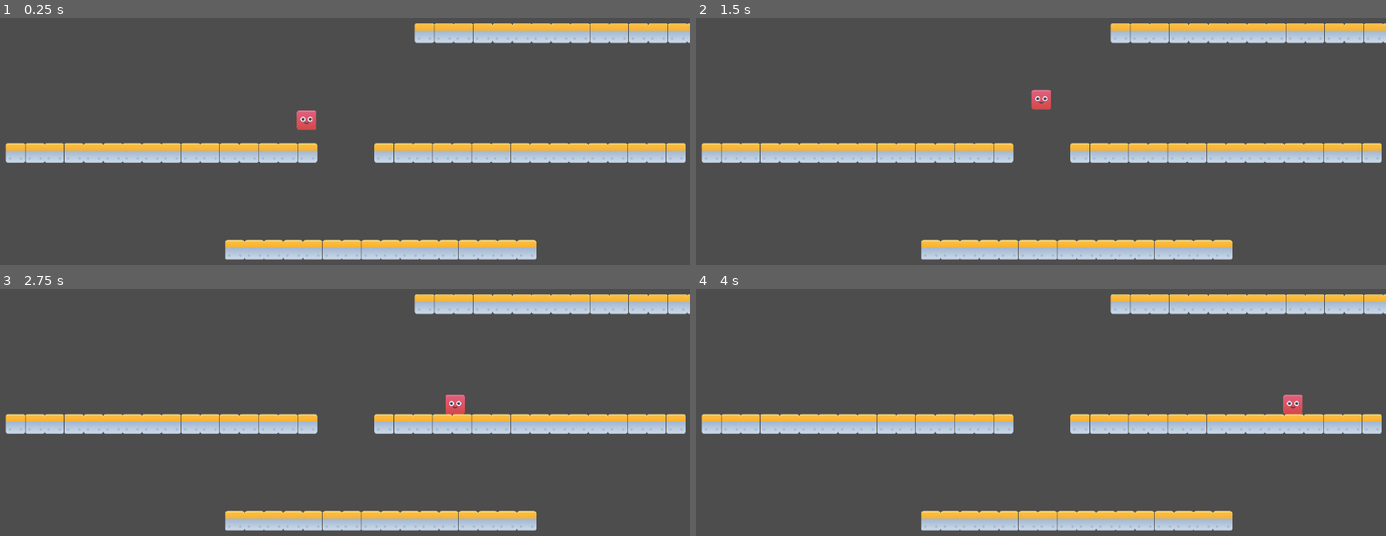
Above: before the commit, frames 1-4 (two rows, left to right).
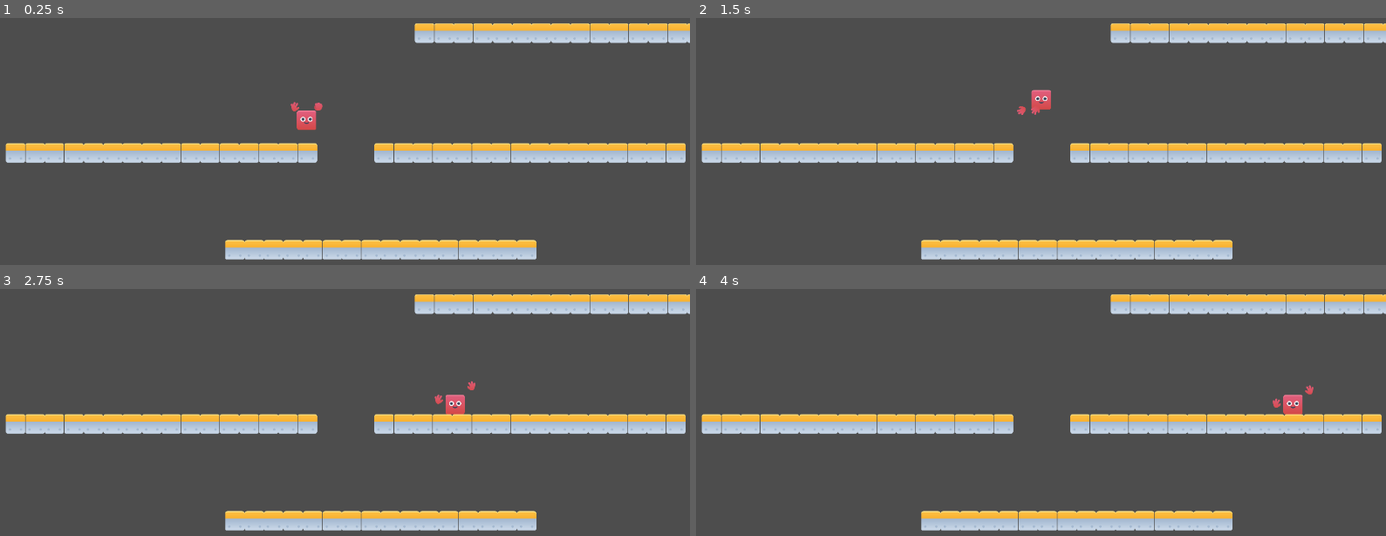
Above: after the commit, the same moments.

Repository: dangjase/kenney-jam-2025
Game: Godot game, scene res://Scenes/proto_level.tscn
Same seed, same stepped clock (60 frames per second), same inputs: the game is played once before the commit and once after it.
Inputs:
- Up to frame 1 (0.25 s): no input
- Up to frame 2 (1.5 s): hold Space (jump) 0.53-1.28 s; hold D (move_right) from 0.53 s (still down); tap Enter at 1.25 s; tap Space (jump) at 1.35 s
- Up to frame 3 (2.75 s): tap Space (jump) at 1.52, 1.82 s; release D (move_right) at 2.03 s; hold A (move_left) from 2.03 s (still down); hold Space (jump) from 2.03 s (still down)
- Up to frame 4 (4 s): release A (move_left) at 2.78 s; release Space (jump) at 2.78 s; hold D (move_right) from 2.78 s (still down); tap Space (jump) at 2.85, 3.02, 3.32 s; hold Space (jump) from 3.53 s (still down)

The runs differ from the first frame. In frame 1, less than 0.1% of the frame differs, in the area x 42-47%, y 33-38%; in frame 2, less than 0.1%; in frame 3, less than 0.1%; in frame 4, less than 0.1%, in the area x 83-90%, y 38-49%.

Commit message:
add basic hand animations

Diff:
--- a/powerjump/Scenes/player.tscn
+++ b/powerjump/Scenes/player.tscn
@@ -1,8 +1,14 @@
-[gd_scene load_steps=7 format=3 uid="uid://cenioqnrin3u0"]
+[gd_scene load_steps=20 format=3 uid="uid://cenioqnrin3u0"]
 
 [ext_resource type="Script" uid="uid://1ivp1lfu0xe3" path="res://Scripts/player.gd" id="1_6t5aa"]
 [ext_resource type="Texture2D" uid="uid://bbtxgs8ceqf3e" path="res://Assets/shape_characters/PNG/Default/red_body_square.png" id="1_v0iea"]
 [ext_resource type="Texture2D" uid="uid://dokaca4b80l20" path="res://Assets/shape_characters/PNG/Default/face_a.png" id="2_cvnsp"]
+[ext_resource type="Texture2D" uid="uid://dcwevl85hfjt3" path="res://Assets/shape_characters/PNG/Default/red_hand_closed.png" id="4_x3wgy"]
+[ext_resource type="Texture2D" uid="uid://j7rooq4limh2" path="res://Assets/shape_characters/PNG/Default/red_hand_open.png" id="5_3smsa"]
+[ext_resource type="Texture2D" uid="uid://c7a52s7m2n6gn" path="res://Assets/shape_characters/PNG/Default/red_hand_peace.png" id="6_8erm5"]
+[ext_resource type="Texture2D" uid="uid://c6xklip4roajh" path="res://Assets/shape_characters/PNG/Default/red_hand_point.png" id="7_f1ek2"]
+[ext_resource type="Texture2D" uid="uid://dhqjoj62f2ju6" path="res://Assets/shape_characters/PNG/Default/red_hand_rock.png" id="8_tx1dd"]
+[ext_resource type="Texture2D" uid="uid://b0qebgchkt1qx" path="res://Assets/shape_characters/PNG/Default/red_hand_thumb.png" id="9_gymyn"]
 
 [sub_resource type="RectangleShape2D" id="RectangleShape2D_f60y1"]
 size = Vector2(79, 79)
@@ -20,12 +26,93 @@
 "loop": false,
 "name": &"default",
 "speed": 0.0
+}, {
+"frames": [],
+"loop": true,
+"name": &"new_animation",
+"speed": 5.0
+}]
+
+[sub_resource type="AtlasTexture" id="AtlasTexture_f1ek2"]
+atlas = ExtResource("4_x3wgy")
+region = Rect2(0, 0, 35, 34)
+
+[sub_resource type="AtlasTexture" id="AtlasTexture_tx1dd"]
+atlas = ExtResource("5_3smsa")
+region = Rect2(0, 0, 34, 38)
+
+[sub_resource type="AtlasTexture" id="AtlasTexture_gymyn"]
+atlas = ExtResource("6_8erm5")
+region = Rect2(0, 0, 28, 40)
+
+[sub_resource type="AtlasTexture" id="AtlasTexture_pu2lt"]
+atlas = ExtResource("7_f1ek2")
+region = Rect2(0, 0, 34, 36)
+
+[sub_resource type="AtlasTexture" id="AtlasTexture_ukyrk"]
+atlas = ExtResource("8_tx1dd")
+region = Rect2(0, 0, 36, 38)
+
+[sub_resource type="AtlasTexture" id="AtlasTexture_7dp3o"]
+atlas = ExtResource("9_gymyn")
+region = Rect2(0, 0, 32, 38)
+
+[sub_resource type="SpriteFrames" id="SpriteFrames_pu2lt"]
+animations = [{
+"frames": [{
+"duration": 1.0,
+"texture": SubResource("AtlasTexture_f1ek2")
+}],
+"loop": false,
+"name": &"closed",
+"speed": 1.0
+}, {
+"frames": [{
+"duration": 1.0,
+"texture": SubResource("AtlasTexture_tx1dd")
+}],
+"loop": false,
+"name": &"open",
+"speed": 1.0
+}, {
+"frames": [{
+"duration": 1.0,
+"texture": SubResource("AtlasTexture_gymyn")
+}],
+"loop": false,
+"name": &"peace",
+"speed": 1.0
+}, {
+"frames": [{
+"duration": 1.0,
+"texture": SubResource("AtlasTexture_pu2lt")
+}],
+"loop": false,
+"name": &"point",
+"speed": 1.0
+}, {
+"frames": [{
+"duration": 1.0,
+"texture": SubResource("AtlasTexture_ukyrk")
+}],
+"loop": false,
+"name": &"rock",
+"speed": 1.0
+}, {
+"frames": [{
+"duration": 1.0,
+"texture": SubResource("AtlasTexture_7dp3o")
+}],
+"loop": false,
+"name": &"thumb",
+"speed": 1.0
 }]
 
 [node name="Player" type="CharacterBody2D"]
 script = ExtResource("1_6t5aa")
 
 [node name="CollisionShape2D" type="CollisionShape2D" parent="."]
+visible = false
 z_index = 1
 position = Vector2(0.5, 0.5)
 shape = SubResource("RectangleShape2D_f60y1")
@@ -34,4 +121,14 @@
 texture = ExtResource("1_v0iea")
 
 [node name="FaceSprite" type="AnimatedSprite2D" parent="."]
+z_index = 3
 sprite_frames = SubResource("SpriteFrames_vgqql")
+
+[node name="HandRight" type="AnimatedSprite2D" parent="."]
+sprite_frames = SubResource("SpriteFrames_pu2lt")
+animation = &"closed"
+
+[node name="HandLeft" type="AnimatedSprite2D" parent="."]
+sprite_frames = SubResource("SpriteFrames_pu2lt")
+animation = &"open"
+flip_h = true
--- a/powerjump/Scripts/player.gd
+++ b/powerjump/Scripts/player.gd
@@ -8,11 +8,28 @@
 const MAX_FALL_SPEED: float = 2200
 const MIN_JUMP_HOLD_TIME: float = 0.125
 
+# Animation constants
+const HAND_WAVE_SPEED: float = 5.0
+const HAND_WAVE_AMPLITUDE: float = 30.0
+const HAND_OFFSET_X: float = 75.0  # Base horizontal distance from body
+const HAND_AIR_OFFSET_X: float = 50.0
+const HAND_BASE_Y: float = 10.0     # Base vertical position relative to body
+const HAND_MOVEMENT_OFFSET: float = 40.0  # Base movement offset
+const HAND_MOVEMENT_SCALE: float = 1.5    # How much to scale movement based on vertical position
+const HAND_ROTATION_UP: float = 0     # 0 = pointing up
+const HAND_ROTATION_DOWN: float = 180  # 180 = pointing down
+# Diagonal rotations for combined movement
+const HAND_ROTATION_UP_RIGHT: float = 225   # Pointing down-left when moving up-right
+const HAND_ROTATION_DOWN_RIGHT: float = 315  # Pointing up-left when moving down-right
+const HAND_ROTATION_UP_LEFT: float = 135    # Pointing down-right when moving up-left
+const HAND_ROTATION_DOWN_LEFT: float = 45    # Pointing up-right when moving down-left
 
 #player variables
 #from the scene
 @onready var bodySprite = $BodySprite
 @onready var faceSprite = $FaceSprite
+@onready var handRightSprite = $HandRight
+@onready var handLeftSprite = $HandLeft
 
 #properties
 var player_state: states
@@ -20,6 +37,8 @@
 var fall_gravity: float
 var rise_gravity: float
 var direction_input: float
+var animation_time: float = 0.0  # Track time for animations
+
 enum states {
 	GROUNDED,
 	CHARGING,
@@ -33,6 +52,9 @@
 	fall_gravity = DEFAULT_FALL_GRAVITY
 	rise_gravity = DEFAULT_RISE_GRAVITY
 
+func _process(delta) -> void:
+	handle_animation(delta)
+
 func _physics_process(delta) -> void:
 	handle_input(delta)
 	handle_physics(delta)
@@ -44,18 +66,18 @@
 		states.GROUNDED:
 			if Input.is_action_pressed("jump"):
 				jump_hold_time = 0;
-				player_state = states.CHARGING;
+				change_player_state(states.CHARGING);
 		states.CHARGING:
 			jump_hold_time += delta;
 			if jump_hold_time >= MAX_JUMP_HOLD_TIME:
 				jump_hold_time = MAX_JUMP_HOLD_TIME;
-				player_state = states.LAUNCH;
+				change_player_state(states.LAUNCH);
 			elif Input.is_action_just_released("jump"):
 				if (jump_hold_time > MIN_JUMP_HOLD_TIME):
-					player_state = states.LAUNCH;
+					change_player_state(states.LAUNCH);
 				else:
 					jump_hold_time = 0;
-					player_state = states.GROUNDED;
+					change_player_state(states.GROUNDED);
 		states.LAUNCH:
 			pass
 		states.AIRBORNE:
@@ -72,11 +94,11 @@
 			velocity.y = jump_hold_time * JUMP_VELOCITY_MULTIPLIER
 			direction_input = Input.get_axis("move_left", "move_right")
 			velocity.x = direction_input * HORIZONTAL_SPEED
-			player_state = states.AIRBORNE
+			change_player_state(states.AIRBORNE)
 		states.AIRBORNE:
 			if (is_on_floor()):
 				#switch to grounded state
-				player_state = states.GROUNDED
+				change_player_state(states.GROUNDED)
 				velocity.x = 0
 				velocity.y = 0
 			elif (is_on_wall()):
@@ -100,3 +122,125 @@
 					velocity.y += fall_gravity * delta
 				# Clamp to max fall speed
 				velocity.y = min(velocity.y, MAX_FALL_SPEED)
+
+
+func change_player_state(new_state) -> void:
+	# save old state here for transition logic
+	player_state = new_state
+	match player_state:
+		states.GROUNDED:
+			handRightSprite.play('closed')
+			handLeftSprite.play('closed')
+			handRightSprite.rotation_degrees = HAND_ROTATION_UP
+			handLeftSprite.rotation_degrees = HAND_ROTATION_UP
+		states.CHARGING:
+			handRightSprite.play('open')
+			handLeftSprite.play('open')
+			handRightSprite.rotation_degrees = HAND_ROTATION_UP
+			handLeftSprite.rotation_degrees = HAND_ROTATION_UP
+		states.LAUNCH:
+			handRightSprite.play('closed')
+			handLeftSprite.play('closed')
+			handRightSprite.rotation_degrees = HAND_ROTATION_DOWN
+			handLeftSprite.rotation_degrees = HAND_ROTATION_DOWN
+		states.AIRBORNE:
+			handRightSprite.play('open')
+			handLeftSprite.play('open')
+
+func handle_animation(delta) -> void:
+	animation_time += delta
+
+	match player_state:
+		states.GROUNDED:
+			# Subtle idle hand motion
+			var idle_wave = sin(animation_time * 2) * 10
+			handLeftSprite.position.x = -HAND_OFFSET_X
+			handLeftSprite.position.y = HAND_BASE_Y + idle_wave
+			handRightSprite.position.x = HAND_OFFSET_X
+			handRightSprite.position.y = HAND_BASE_Y - idle_wave  # Opposite phase
+
+		states.CHARGING:
+			# Hands move up as charge increases
+			var charge_progress = jump_hold_time / MAX_JUMP_HOLD_TIME
+			var wave_intensity = sin(animation_time * HAND_WAVE_SPEED) * HAND_WAVE_AMPLITUDE
+			var height = -100 * charge_progress  # Move hands up as charge increases
+
+			handLeftSprite.position.x = -HAND_OFFSET_X + (wave_intensity * 0.3)
+			handLeftSprite.position.y = height + wave_intensity
+			handRightSprite.position.x = HAND_OFFSET_X - (wave_intensity * 0.3)
+			handRightSprite.position.y = height - wave_intensity
+
+		states.LAUNCH:
+			# Quick upward motion
+			handLeftSprite.position.x = -HAND_OFFSET_X
+			handLeftSprite.position.y = -HAND_WAVE_AMPLITUDE * 2
+			handRightSprite.position.x = HAND_OFFSET_X
+			handRightSprite.position.y = -HAND_WAVE_AMPLITUDE * 2
+
+		states.AIRBORNE:
+			var wave_speed = 12
+			if direction_input != 0:
+				wave_speed = 24
+			var air_wave = sin(animation_time * wave_speed) * 15
+
+			var velocity_scale = 150
+			var normalized_velocity = velocity.y / MAX_FALL_SPEED
+
+			# Apply asymmetric gravity for better jump feel
+			var velocity_influence = velocity_scale * (
+				normalized_velocity if normalized_velocity < 0
+				else normalized_velocity * 1.3
+			)
+			velocity_influence = clamp(velocity_influence, -velocity_scale, velocity_scale * 1.3)
+
+			# Scale movement offset based on distance from body
+			var vertical_scale = 1.0 + (abs(velocity_influence) / velocity_scale) * HAND_MOVEMENT_SCALE
+			var movement_offset = -direction_input * HAND_MOVEMENT_OFFSET * vertical_scale
+
+			var base_spread = HAND_AIR_OFFSET_X
+			if direction_input != 0:
+				base_spread = HAND_AIR_OFFSET_X - (abs(direction_input) * 35.0)
+
+			var base_rotation = HAND_ROTATION_UP
+
+			if direction_input != 0:
+				if velocity.y < -50:
+					base_rotation = HAND_ROTATION_UP_RIGHT if direction_input > 0 else HAND_ROTATION_UP_LEFT
+				elif velocity.y > 50:
+					base_rotation = HAND_ROTATION_DOWN_RIGHT if direction_input > 0 else HAND_ROTATION_DOWN_LEFT
+			else:
+				if velocity.y < -50:
+					base_rotation = HAND_ROTATION_DOWN
+				elif velocity.y > 50:
+					base_rotation = HAND_ROTATION_UP
+
+			# Smooth rotation transition near apex of jump
+			if abs(velocity.y) < 100:
+				var t = (abs(velocity.y) - 50) / 50.0
+				t = clamp(t, 0, 1)
+				if velocity.y < 0:
+					var target_rotation
+					if direction_input > 0:
+						target_rotation = HAND_ROTATION_UP_RIGHT
+					elif direction_input < 0:
+						target_rotation = HAND_ROTATION_UP_LEFT
+					else:
+						target_rotation = HAND_ROTATION_DOWN
+					base_rotation = lerp(HAND_ROTATION_UP, target_rotation, t)
+				else:
+					var target_rotation
+					if direction_input > 0:
+						target_rotation = HAND_ROTATION_DOWN_RIGHT
+					elif direction_input < 0:
+						target_rotation = HAND_ROTATION_DOWN_LEFT
+					else:
+						target_rotation = HAND_ROTATION_UP
+					base_rotation = lerp(target_rotation, HAND_ROTATION_UP, t)
+
+			handLeftSprite.position.x = -base_spread + air_wave + movement_offset
+			handLeftSprite.position.y = HAND_BASE_Y - velocity_influence
+			handLeftSprite.rotation_degrees = base_rotation
+
+			handRightSprite.position.x = base_spread - air_wave + movement_offset
+			handRightSprite.position.y = HAND_BASE_Y - velocity_influence
+			handRightSprite.rotation_degrees = base_rotation
